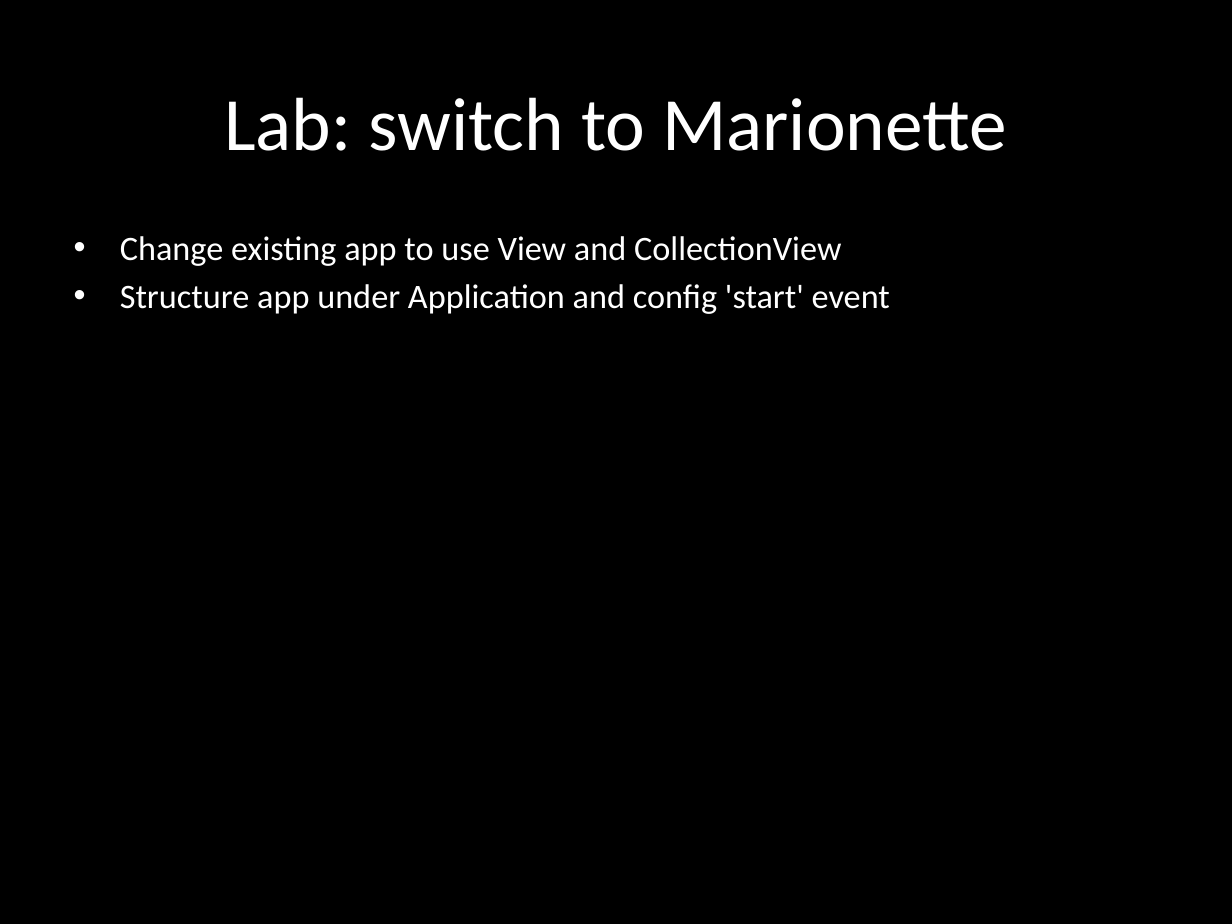
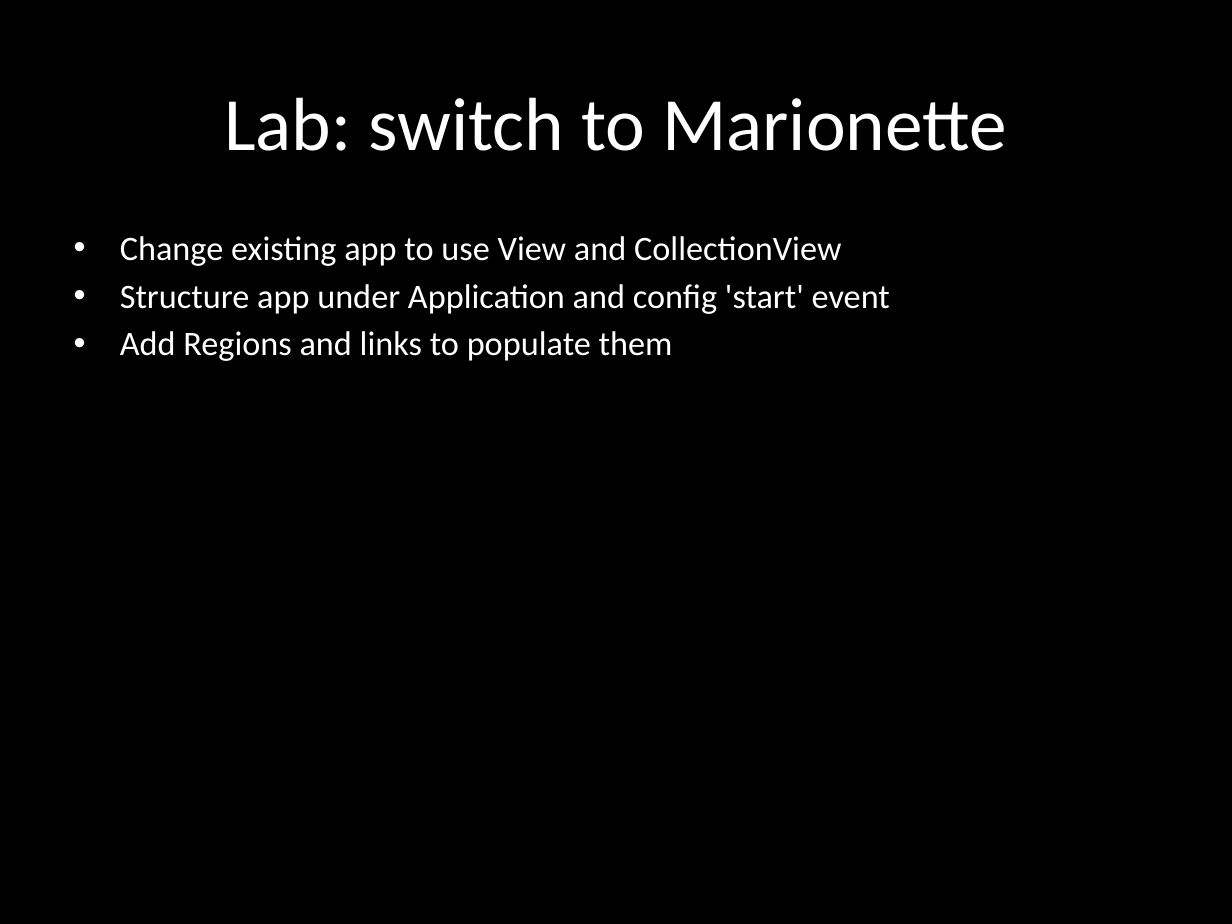
Before and after one commit to eliasjames/training-macys-20160929, a slide deck: slide 5 of slides/Backbone Slides Day 3.pptx. Drawn at 1232x924 pixels with LibreOffice and Linux fonts; fonts in the diff are those of the drawing. Boxes give left, top, right and bottom in pixels: in the first picture for what was removed or moved away, otherwise in the second. Text is boxed around its words. In the diff, an @@ line names an element or a change of style, - is before the commit and + after.

Commit message:
Slides

```diff
--- a/slides/Backbone Slides Day 3.pptx
+++ b/slides/Backbone Slides Day 3.pptx
@@ subtitle at (120,331,673,361): paragraph added @@
+• Add Regions and links to populate them
```
